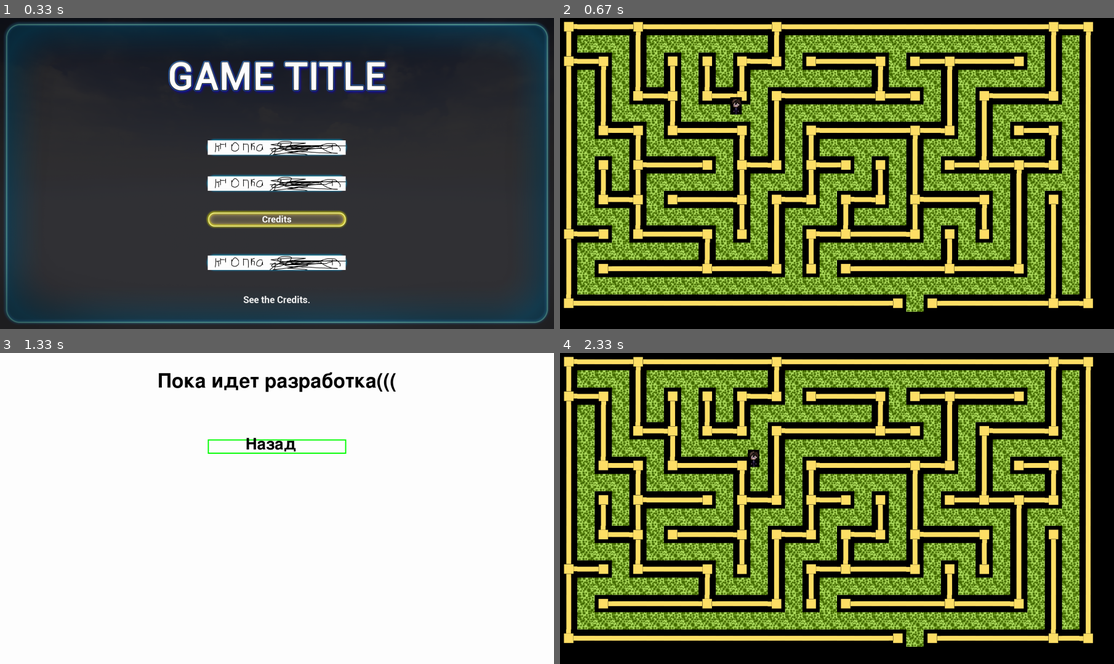
Above: before the commit, frames 1-4 (two rows, left to right).
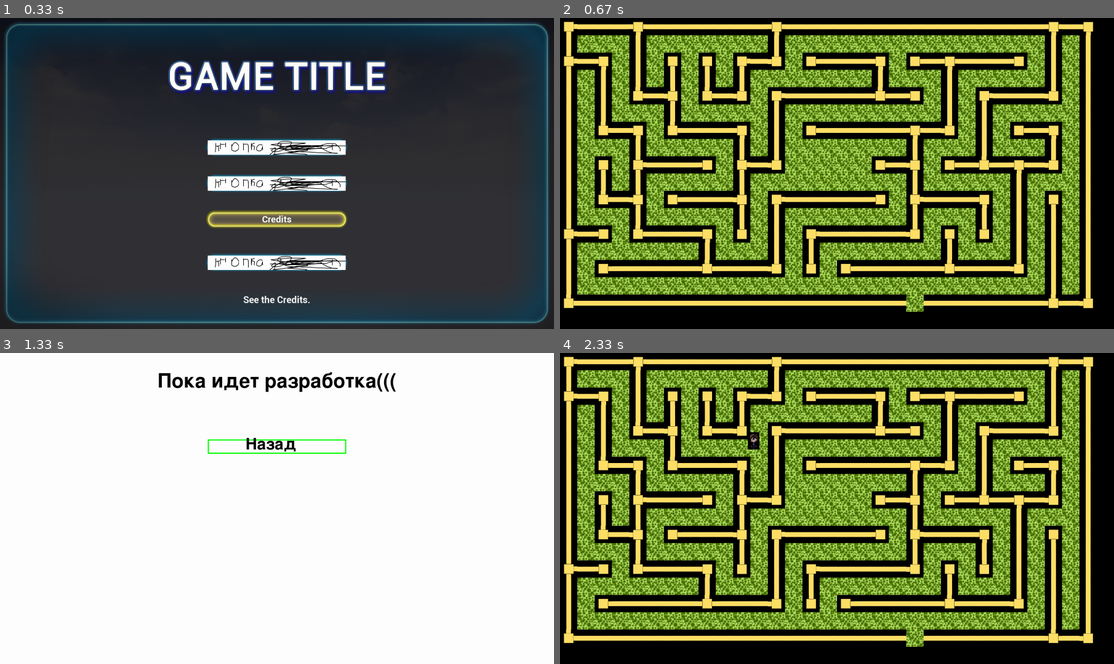
Above: after the commit, the same moments.

Repository: Hanavey/ProjectPyGame
Game: pygame game, started from init.py
Two runs of this game, one before a commit and one after it. Both use one fixed random seed, a clock stepped at 60 frames per second and the inputs below.
Inputs (mouse positions are in pixels of both pictures, inside the frame that each line leads up to):
- Up to frame 1 (0.33 s): no input
- Up to frame 2 (0.67 s): click (837, 148) at 0.38 s
- Up to frame 3 (1.33 s): click (5, 359) at 0.72 s; click (277, 517) at 1.05 s
- Up to frame 4 (2.33 s): click (837, 446) at 1.88 s; click (837, 483) at 2.22 s

Frame 1 is identical in both runs. In frame 2, 2.1% of the frame differs, in the area x 30-69%, y 25-94%; in frame 3, nothing differs; in frame 4, 2.2%, in the area x 33-69%, y 25-94%.

Commit message:
изменение алгоритма создания лабиринта

Diff:
--- a/main/logic/board.py
+++ b/main/logic/board.py
@@ -40,6 +40,7 @@
         return cell
 
     def generate_maze(self):
+        # Убедимся, что размеры нечётные
         if self.width % 2 == 0:
             self.width -= 1
         if self.height % 2 == 0:
@@ -48,21 +49,30 @@
         # Инициализация: всё поле — стены
         maze = np.ones((self.height, self.width), dtype=int)
 
+        # Размер центральной комнаты
+        room_size = 3  # Нечётное число для корректной интеграции
+        room_x1 = (self.width - room_size) // 2
+        room_y1 = (self.height - room_size) // 2
+        room_x2 = room_x1 + room_size
+        room_y2 = room_y1 + room_size
+
+        # Очищаем область центральной комнаты
+        maze[room_y1:room_y2, room_x1:room_x2] = 0
+
         # Рекурсивная генерация лабиринта
         def carve(x, y):
-            """
-            Рекурсивно создаёт лабиринт начиная с точки (x, y).
-            """
             directions = [(0, -2), (2, 0), (0, 2), (-2, 0)]  # Сдвиги: вверх, вправо, вниз, влево
             random.shuffle(directions)  # Случайный порядок направлений
 
             for dx, dy in directions:
                 nx, ny = x + dx, y + dy  # Новая клетка
-                if nx > 0 and nx < self.width - 1 and ny > 0 and ny < self.height - 1:  # Проверка на границы
+                if 0 < nx < self.width - 1 and 0 < ny < self.height - 1:  # Проверка на границы
                     if maze[ny, nx] == 1:  # Если клетка — стена
-                        maze[ny, nx] = 0  # Создаём проход
-                        maze[ny - dy // 2, nx - dx // 2] = 0  # Убираем стену между клетками
-                        carve(nx, ny)  # Рекурсивно идём дальше
+                        # Проверяем, не пересекаем ли центральную комнату
+                        if not (room_x1 <= nx < room_x2 and room_y1 <= ny < room_y2):
+                            maze[ny, nx] = 0  # Создаём проход
+                            maze[ny - dy // 2, nx - dx // 2] = 0  # Убираем стену между клетками
+                            carve(nx, ny)  # Рекурсивно идём дальше
 
         # Начальная точка (гарантированно нечётная)
         start_x, start_y = 1, 1
@@ -71,10 +81,37 @@
         # Запускаем генерацию
         carve(start_x, start_y)
 
+        # Создаём путь из центральной комнаты в лабиринт
+        room_exit_x = random.choice(range(room_x1, room_x2, 2))
+        room_exit_y = random.choice(range(room_y1, room_y2, 2))
+        maze[room_exit_y, room_exit_x] = 0
+
+        # Соединяем комнату с лабиринтом
+        if room_exit_x == room_x1:
+            maze[room_exit_y, room_exit_x - 1] = 0
+        elif room_exit_x == room_x2 - 1:
+            maze[room_exit_y, room_exit_x + 1] = 0
+        elif room_exit_y == room_y1:
+            maze[room_exit_y - 1, room_exit_x] = 0
+        elif room_exit_y == room_y2 - 1:
+            maze[room_exit_y + 1, room_exit_x] = 0
+
+        # Добавляем выход из лабиринта
         exit_x, exit_y = random.choice(
             [(0, random.randint(1, self.height - 2)), (self.width - 1, random.randint(1, self.height - 2)),
              (random.randint(1, self.width - 2), 0), (random.randint(1, self.width - 2), self.height - 1)])
+        maze[exit_y, exit_x] = 3
 
-        maze[exit_y, exit_x] = 0
+        # Гарантируем соединение выхода с лабиринтом
+        if maze[exit_y, exit_x] == 3 and maze[exit_y - 1:exit_y + 2, exit_x - 1:exit_x + 2].all():
+            # Если вокруг только стены, прорубаем путь
+            if exit_x == 0:
+                maze[exit_y, exit_x + 1] = 0
+            elif exit_x == self.width - 1:
+                maze[exit_y, exit_x - 1] = 0
+            elif exit_y == 0:
+                maze[exit_y + 1, exit_x] = 0
+            elif exit_y == self.height - 1:
+                maze[exit_y - 1, exit_x] = 0
 
         return maze
